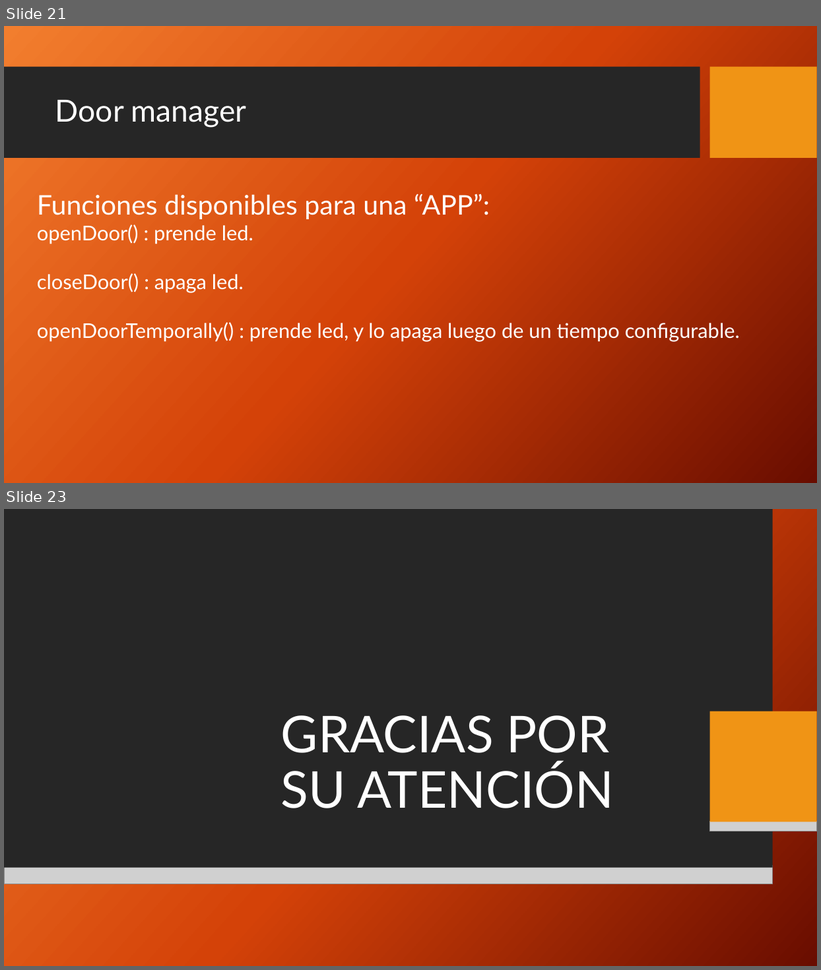
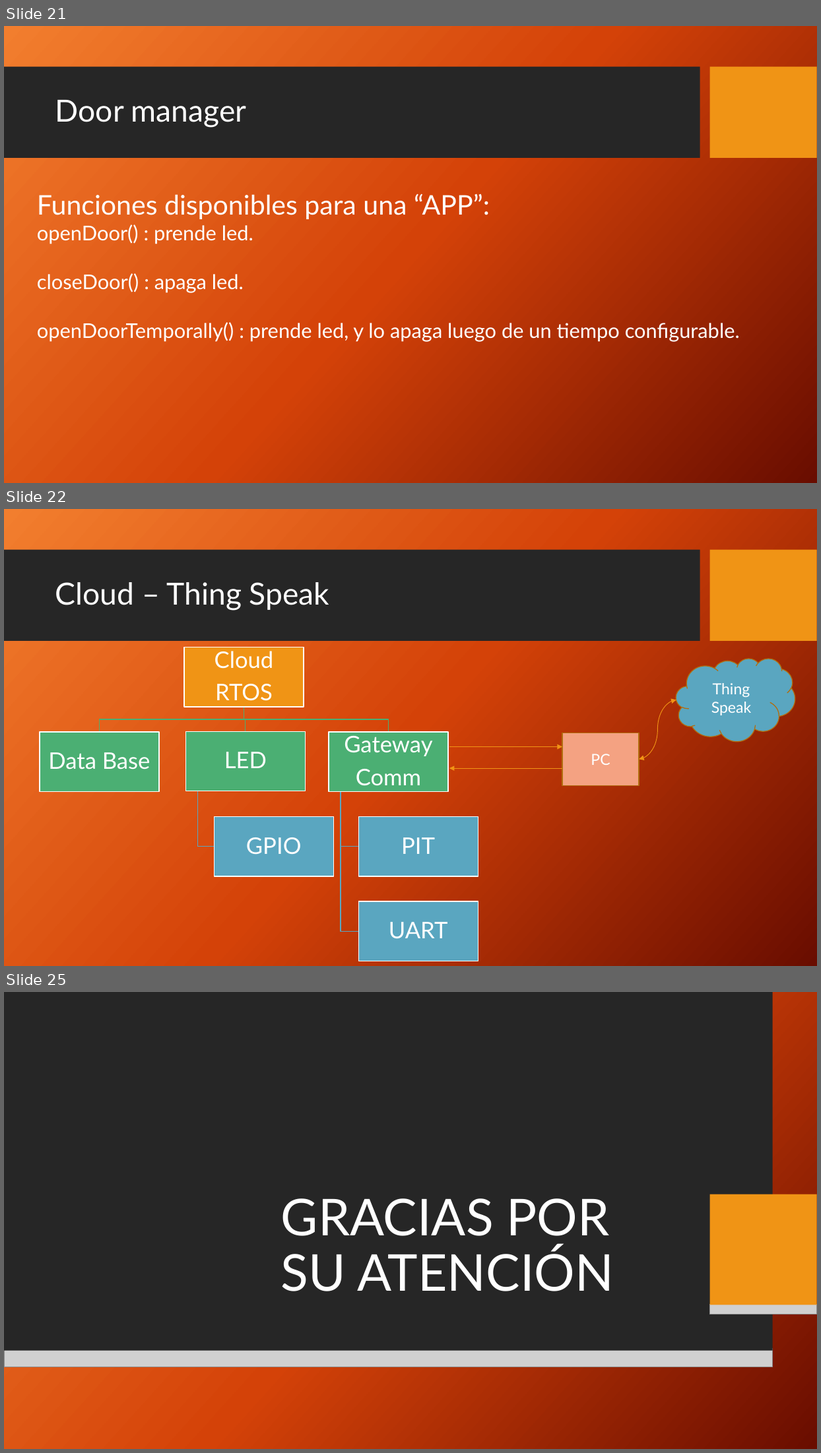
Before and after one commit to mlarroque/TP4-LABmicros, a slide deck: projectsTP4/PPT/Control de Acceso + RTOS + CLOUD.pptx. Shown one above the other, each under a label of ours: slides 21 and 23 before the commit, slides 21, 22 and 25 after it; the slides between them are not shown. The pictures are 821x970 and 821x1453 pixels, drawn with LibreOffice and Linux fonts; fonts in the diff are those of the drawing; grey boxes stand for pictures; background and template pictures are left out. Boxes give left, top, right and bottom in pixels: in the first picture for what was removed or moved away, otherwise in the second. Text is boxed around its words. In the diff, an @@ line names an element or a change of style, - is before the commit and + after.

```diff
--- a/projectsTP4/PPT/Control de Acceso + RTOS + CLOUD.pptx
+++ b/projectsTP4/PPT/Control de Acceso + RTOS + CLOUD.pptx
@@ slide 22 added at [4, 509, 817, 966], background picture (left out); not listed: 2 template elements that a slide beside it also shows @@
@@ title added at [55, 582, 329, 611], 36 pt, text #FFFFFF @@
+Cloud – Thing Speak
@@ cloud added at [677, 658, 795, 741], fill #5AA6C0, outline #B26D10 1 pt, 18 pt, text #FFFFFF @@
+Thing
+Speak
@@ curved double arrow added from (639, 760) to (677, 700), #F09415 0.75 pt @@
@@ rectangle added at [563, 733, 639, 786], fill #F4A283, outline #B26D10 1 pt, 18 pt, text #FFFFFF @@
+PC
@@ arrow added from (450, 747) to (563, 747), #F09415 0.75 pt @@
@@ arrow added from (563, 768) to (450, 768), #F09415 0.75 pt @@
@@ group added at [40, 648, 478, 962]: 7 rectangles, 7 texts, 6 freeform shapes @@
+Cloud
+RTOS
+Data Base
+LED
+GPIO
+Gateway
+Comm
+PIT
+UART
@@ what was slide 23 is now slide 25 @@
```
Also in this commit, not shown: 2 other slides added, 1 slide removed, 4 other files.
